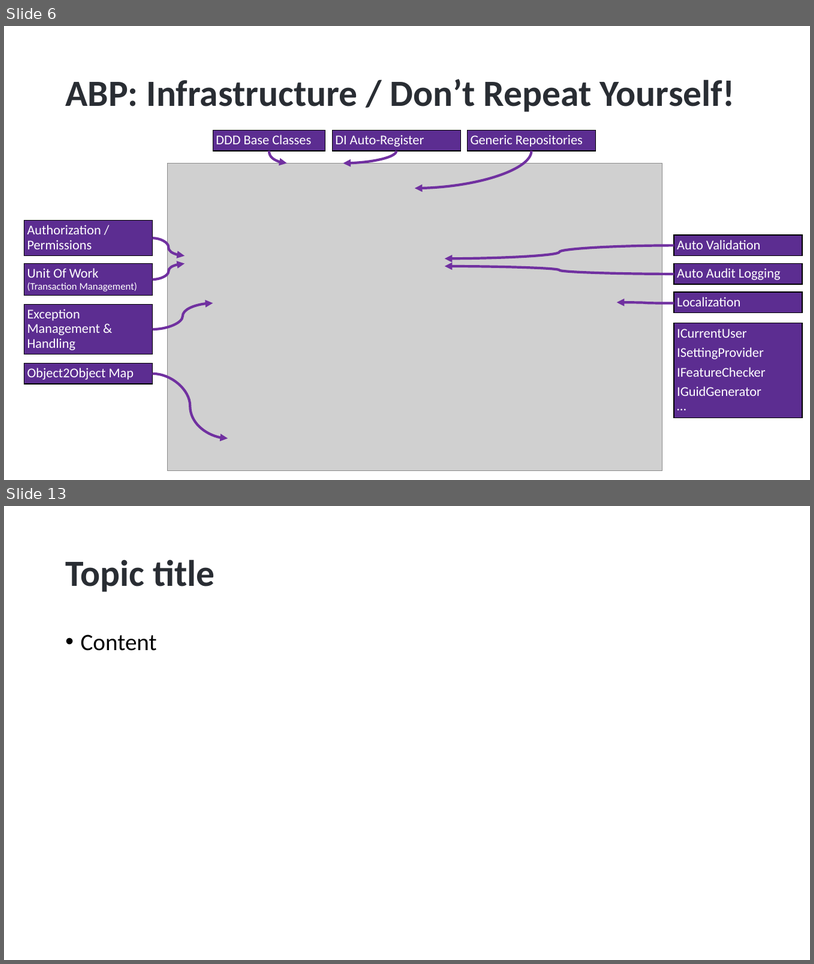
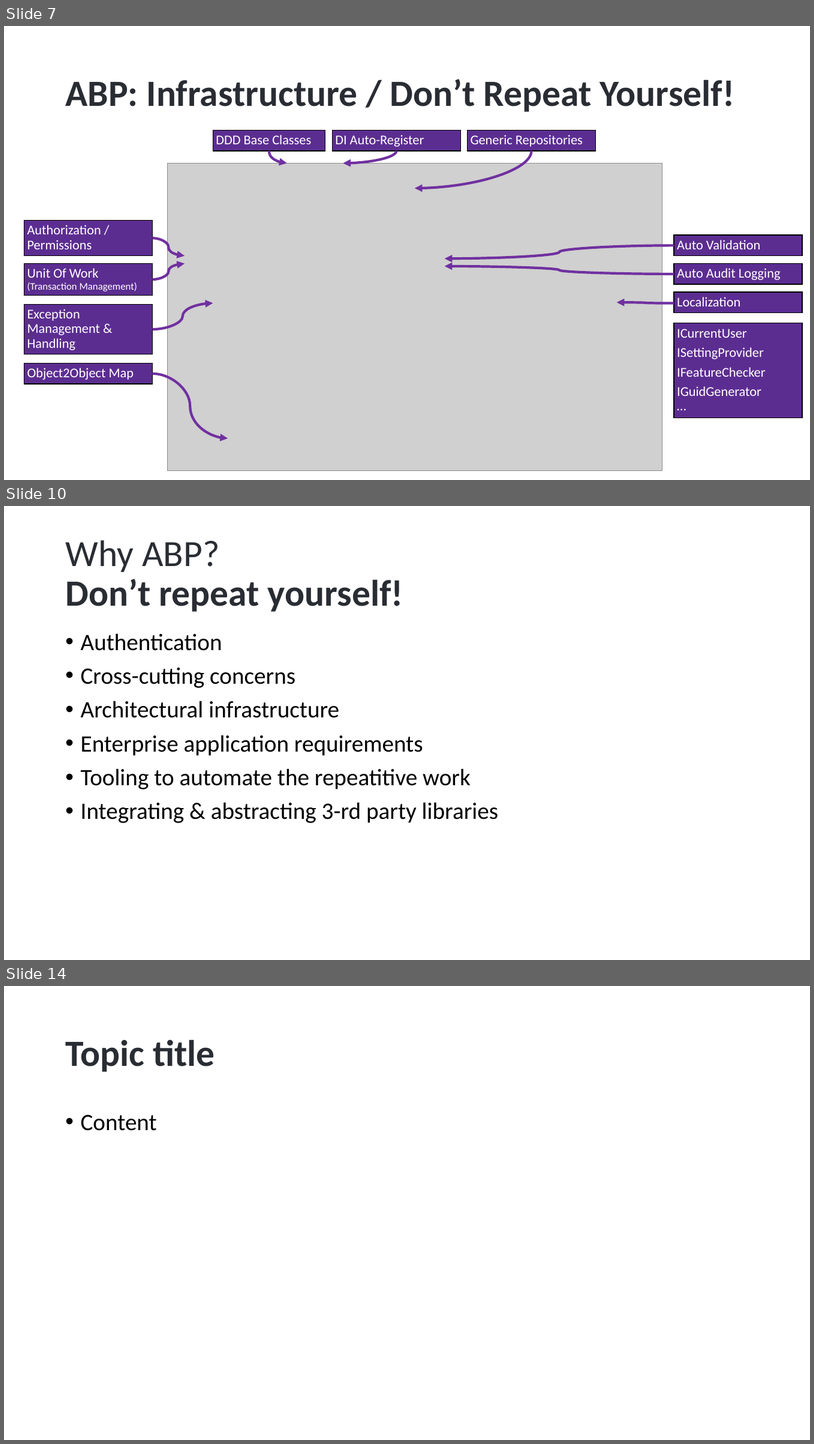
Before and after one commit to hikalkan/presentations, a slide deck: 2024-07-17 WeAreDevelopers Berlin/ABP.pptx. Shown one above the other, each under a label of ours: slides 6 and 13 before the commit, slides 7, 10 and 14 after it; the slides between them are not shown. The pictures are 814x964 and 814x1444 pixels, drawn with LibreOffice and Linux fonts; fonts in the diff are those of the drawing; grey boxes stand for pictures; background and template pictures are left out. Boxes give left, top, right and bottom in pixels: in the first picture for what was removed or moved away, otherwise in the second. Text is boxed around its words. In the diff, an @@ line names an element or a change of style, - is before the commit and + after.

```diff
--- a/2024-07-17 WeAreDevelopers Berlin/ABP.pptx
+++ b/2024-07-17 WeAreDevelopers Berlin/ABP.pptx
@@ slide 10 added at [4,506,810,960], background picture (left out) @@
@@ title added at [65,540,404,612], 44 pt, text #292D33, bold @@
+Why ABP?
+Don’t repeat yourself!
@@ text added at [81,633,499,823], 28 pt, text #000000 @@
+• Authentication
+• Cross-cutting concerns
+• Architectural infrastructure
+• Enterprise application requirements
+• Tooling to automate the repeatitive work
+• Integrating & abstracting 3-rd party libraries
@@ what was slide 6 is now slide 7 @@
@@ what was slide 13 is now slide 14 @@
```
Also in this commit, not shown: 2 slides changed, 5 other slides added, 1 slide removed.
